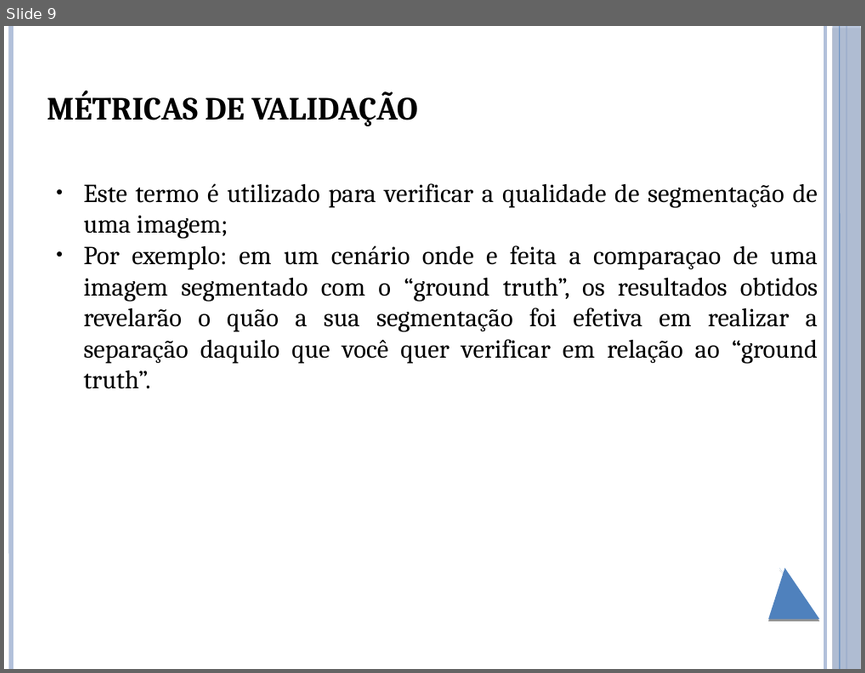
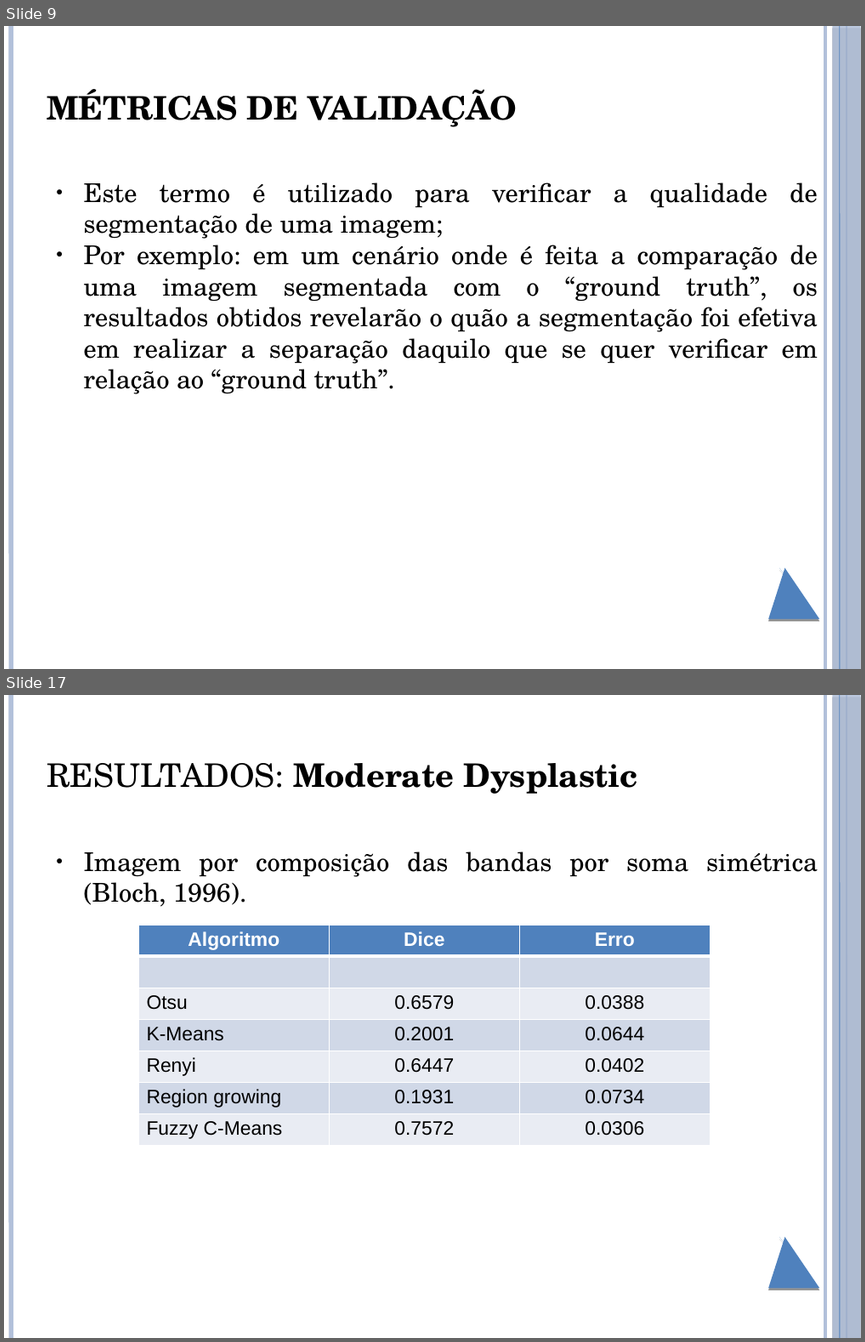
Before and after one commit to brunoliveira8/pdi, a slide deck: trabalho 6/apresentacao.pptx. Shown one above the other, each under a label of ours: slide 9 before the commit, slides 9 and 17 after it; the slides between them are not shown. The pictures are 865x673 and 865x1342 pixels, drawn with LibreOffice and Linux fonts; fonts in the diff are those of the drawing. Boxes give left, top, right and bottom in pixels: in the first picture for what was removed or moved away, otherwise in the second. Text is boxed around its words. In the diff, an @@ line names an element or a change of style, - is before the commit and + after.

Commit message:
Falta só comentar os resultados e CONCLUSÃO.

```diff
--- a/trabalho 6/apresentacao.pptx
+++ b/trabalho 6/apresentacao.pptx
@@ slide 17 added at box(4, 695, 861, 1338), background #FFFFFF; not listed: 6 template elements that a slide beside it also shows @@
@@ title added at box(46, 763, 638, 794), 30 pt, text #000000, bold @@
+RESULTADOS: Moderate Dysplastic
@@ text added at box(84, 851, 817, 907), 24 pt, text #000000 @@
+● Imagem por composição das bandas por soma simétrica (Bloch, 1996).
@@ table added at box(138, 925, 710, 1145), 7 rows, 3 columns @@
+Algoritmo | Dice | Erro
+ |  | 
+Otsu | 0.6579 | 0.0388
+K-Means | 0.2001 | 0.0644
+Renyi | 0.6447 | 0.0402
+Region growing | 0.1931 | 0.0734
+Fuzzy C-Means | 0.7572 | 0.0306
@@ slide 9 changed as well @@
@@ text "MÉTRICAS DE VALIDAÇÃO" at box(46, 89, 517, 127): font Cambria to TeX Gyre Schola @@
@@ text at box(84, 182, 817, 238): font Cambria to TeX Gyre Schola in "Este termo é utilizado para verificar a ..." @@
@@ text at box(84, 244, 817, 394): text changed; font Cambria to TeX Gyre Schola @@
-● Por exemplo: em um cenário onde e feita a comparaçao de uma imagem segmentado com o “ground truth”, os resultados obtidos revelarão o quão a sua segmentação foi efetiva em realizar a separação daquilo que você quer verificar em relação ao “ground truth”.
+● Por exemplo: em um cenário onde é feita a comparação de uma imagem segmentada com o “ground truth”, os resultados obtidos revelarão o quão a segmentação foi efetiva em realizar a separação daquilo que se quer verificar em relação ao “ground truth”.
```
Also in this commit, not shown: 10 other slides changed, 10 other slides added, 2 slides removed.
